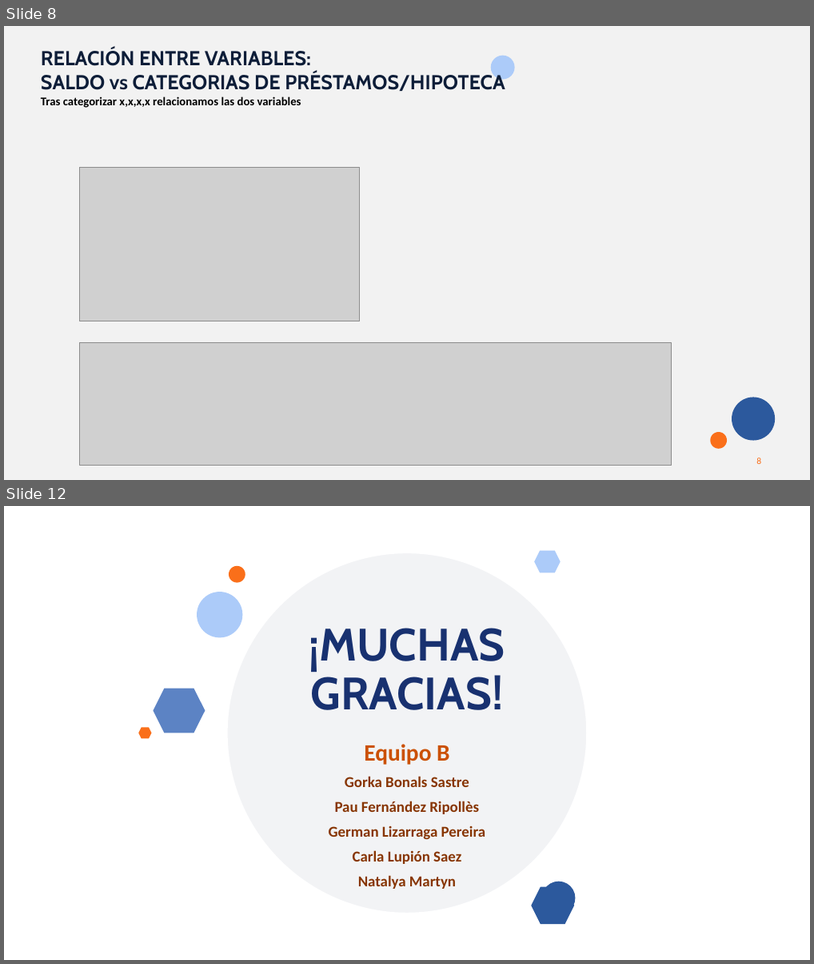
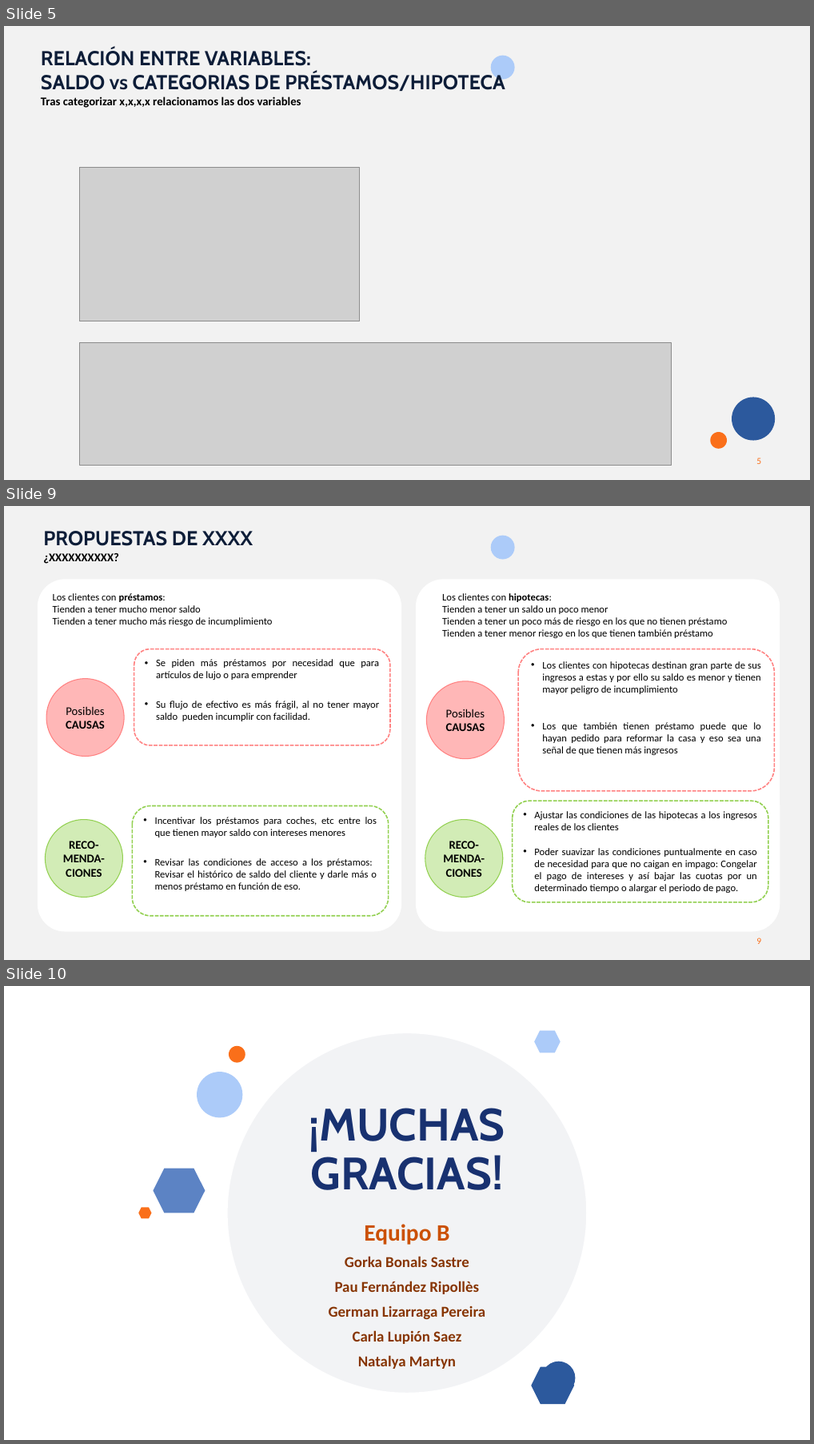
Before and after one commit to MarinaTorba/PersonalDataProrjects, a slide deck: Equip_B/results/S2_Presentacion_Finanzas.pptx. Shown one above the other, each under a label of ours: slides 8 and 12 before the commit, slides 5, 9 and 10 after it; the slides between them are not shown. The pictures are 814x964 and 814x1444 pixels, drawn with LibreOffice and Linux fonts; fonts in the diff are those of the drawing; grey boxes stand for pictures; background and template pictures are left out. Boxes give left, top, right and bottom in pixels: in the first picture for what was removed or moved away, otherwise in the second. Text is boxed around its words. In the diff, an @@ line names an element or a change of style, - is before the commit and + after.

Commit message:
conclusiones y propuestas

```diff
--- a/Equip_B/results/S2_Presentacion_Finanzas.pptx
+++ b/Equip_B/results/S2_Presentacion_Finanzas.pptx
@@ slide 9 added at (4,506,810,960), background #F2F2F2; not listed: 2 template elements that a slide beside it also shows @@
@@ text added at (43,531,253,564), 24 pt, text #0D1D38, bold @@
+PROPUESTAS DE XXXX
+¿XXXXXXXXXX?
@@ rounded rectangle added at (38,579,402,932), fill #FFFFFF @@
@@ text added at (53,593,272,626), 12 pt, text #000000 @@
+Los clientes con préstamos:
+Tienden a tener mucho menor saldo
+Tienden a tener mucho más riesgo de incumplimiento
@@ rounded rectangle added at (416,579,780,932), fill #FFFFFF @@
@@ text added at (442,593,728,638), 12 pt, text #000000 @@
+Los clientes con hipotecas:
+Tienden a tener un saldo un poco menor
+Tienden a tener un poco más de riesgo en los que no tienen préstamo
+Tienden a tener menor riesgo en los que tienen también préstamo
@@ rounded rectangle added at (134,648,390,745), outline #FF8181 1.5 pt dashed, 12 pt, text #000000 @@
+• Se piden más préstamos por necesidad que para artículos de lujo o para emprender
+• Su flujo de efectivo es más frágil, al no tener mayor saldo pueden incumplir con facilidad.
@@ rounded rectangle added at (519,648,775,791), outline #FF8181 1.5 pt dashed, 12 pt, text #000000 @@
+• Los clientes con hipotecas destinan gran parte de sus ingresos a estas y por ello su saldo es menor y tienen mayor peligro de incumplimiento
+• Los que también tienen préstamo puede que lo hayan pedido para reformar la casa y eso sea una señal de que tienen más ingresos
@@ ellipse added at (46,679,124,756), fill #FFB7B7, outline #FF8181 1 pt, 14 pt, text #000000 @@
+Posibles CAUSAS
@@ ellipse added at (427,681,504,758), fill #FFB7B7, outline #FF8181 1 pt, 14 pt, text #000000 @@
+Posibles CAUSAS
@@ rounded rectangle added at (132,805,389,916), outline #92D050 1.5 pt dashed, 12 pt, text #000000 @@
+• Incentivar los préstamos para coches, etc entre los que tienen mayor saldo con intereses menores
+• Revisar las condiciones de acceso a los préstamos: Revisar el histórico de saldo del cliente y darle más o menos préstamo en función de eso.
@@ rounded rectangle added at (513,800,770,902), outline #92D050 1.5 pt dashed, 12 pt, text #000000 @@
+• Ajustar las condiciones de las hipotecas a los ingresos reales de los clientes
+• Poder suavizar las condiciones puntualmente en caso de necesidad para que no caigan en impago: Congelar el pago de intereses y así bajar las cuotas por un determinado tiempo o alargar el periodo de pago.
@@ ellipse added at (45,820,122,896), fill #D2ECB6, outline #92D050 1 pt, 14 pt, text #000000, bold @@
+RECO-MENDA-CIONES
@@ ellipse added at (426,820,503,896), fill #D2ECB6, outline #92D050 1 pt, 14 pt, text #000000, bold @@
+RECO-MENDA-CIONES
@@ rectangle added at (4,929,174,960), fill #F2F2F2 @@
@@ what was slide 8 is now slide 5 @@
@@ page number at (757,457,762,464): text changed @@
-8
+5
@@ what was slide 12 is now slide 10 @@
```
Also in this commit, not shown: 3 slides changed, 2 other slides added, 5 slides removed, 1 other file.
